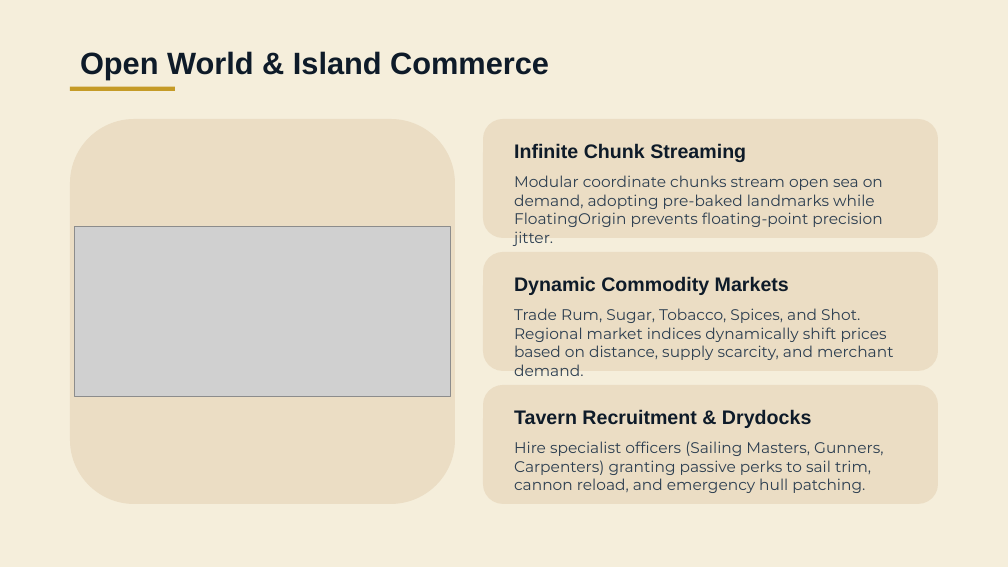
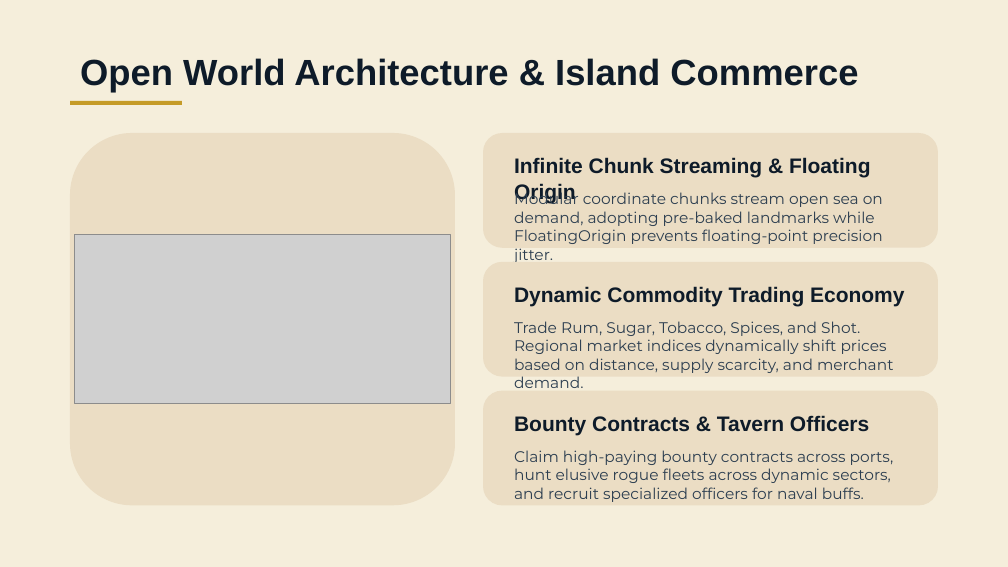
Before and after one commit to dandangerero21/Plunderlust, a slide deck: slide 6 of Plunderlust_Presentation.pptx. Drawn at 1008x567 pixels with LibreOffice and Linux fonts; fonts in the diff are those of the drawing; grey boxes stand for pictures. Boxes give left, top, right and bottom in pixels: in the first picture for what was removed or moved away, otherwise in the second. Text is boxed around its words. In the diff, an @@ line names an element or a change of style, - is before the commit and + after.

Commit message:
fixed rowboat NPC speed and occurrence, UI layering; added Bounty Board

```diff
--- a/Plunderlust_Presentation.pptx
+++ b/Plunderlust_Presentation.pptx
@@ text at [80, 58, 858, 93]: text changed; size 22 to 26 pt @@
-Open World & Island Commerce
+Open World Architecture & Island Commerce
@@ rectangle: place and size @@
-rectangle at [70, 87, 174, 91]
+rectangle at [70, 101, 181, 105]
@@ rounded rectangle: place and size @@
-rounded rectangle at [70, 119, 455, 504]
+rounded rectangle at [70, 133, 455, 505]
@@ rounded rectangle: place and size @@
-rounded rectangle at [483, 119, 937, 238]
+rounded rectangle at [483, 133, 937, 248]
@@ text "Modular coordinate chunks stream open ...": place and size @@
-text "Modular coordinate chunks stream open ..." at [514, 175, 883, 227]
+text "Modular coordinate chunks stream open ..." at [514, 190, 883, 244]
@@ text at [514, 157, 871, 203]: text changed; size 14 to 15 pt @@
-Infinite Chunk Streaming
+Infinite Chunk Streaming & Floating Origin
@@ picture: place and size @@
-picture at [75, 227, 452, 396]
+picture at [75, 235, 452, 404]
@@ rounded rectangle: place and size @@
-rounded rectangle at [483, 252, 937, 371]
+rounded rectangle at [483, 262, 937, 377]
@@ text at [514, 286, 904, 307]: text changed; size 14 to 15 pt @@
-Dynamic Commodity Markets
+Dynamic Commodity Trading Economy
@@ text "Trade Rum, Sugar, Tobacco, Spices, ...": place and size @@
-text "Trade Rum, Sugar, Tobacco, Spices, ..." at [514, 308, 894, 360]
+text "Trade Rum, Sugar, Tobacco, Spices, ..." at [514, 321, 894, 373]
@@ rounded rectangle: place and size @@
-rounded rectangle at [483, 385, 937, 504]
+rounded rectangle at [483, 391, 937, 506]
@@ text at [514, 415, 869, 435]: text changed; size 14 to 15 pt @@
-Tavern Recruitment & Drydocks
+Bounty Contracts & Tavern Officers
@@ text removed at [514, 441, 884, 493] @@
-Hire specialist officers (Sailing Masters, Gunners, Carpenters) granting passive perks to sail trim, cannon reload, and emergency hull patching.
@@ text added at [514, 450, 894, 502], 11 pt, text #2C3E50 @@
+Claim high-paying bounty contracts across ports, hunt elusive rogue fleets across dynamic sectors, and recruit specialized officers for naval buffs.
```
Also in this commit, not shown: 6 other slides changed, 1 slide added, 51 other files.
